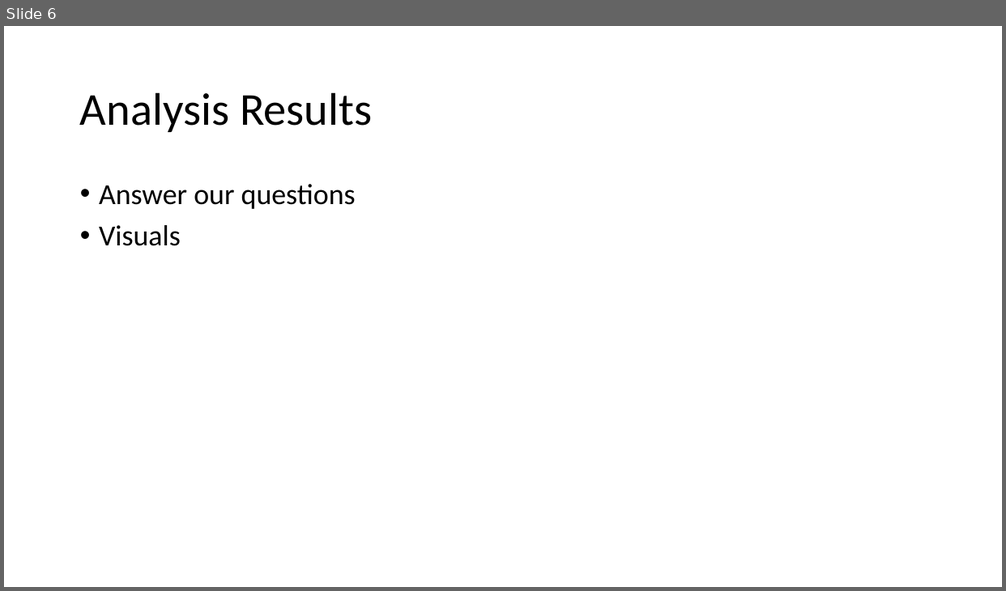
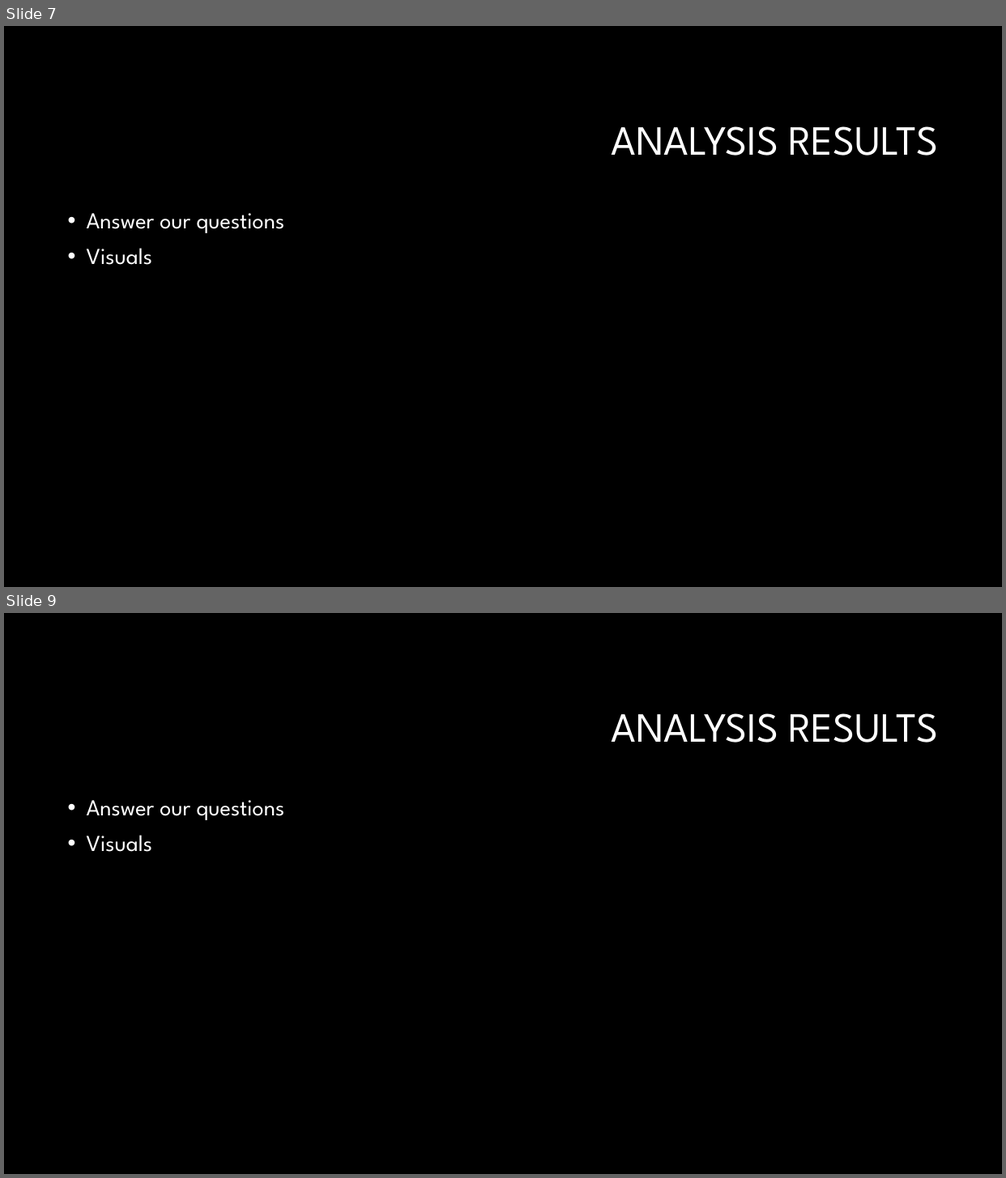
Before and after one commit to Adam-Warrick/Causes_of_Flight_Delays_and_Cancellations, a slide deck: Flight_Delays_and_Cancellations.pptx. Shown one above the other, each under a label of ours: slide 6 before the commit, slides 7 and 9 after it; the slides between them are not shown. The pictures are 1006x591 and 1006x1178 pixels, drawn with LibreOffice and Linux fonts; fonts in the diff are those of the drawing; background and template pictures are left out. Boxes give left, top, right and bottom in pixels: in the first picture for what was removed or moved away, otherwise in the second. Text is boxed around its words. In the diff, an @@ line names an element or a change of style, - is before the commit and + after.

```diff
--- a/Flight_Delays_and_Cancellations.pptx
+++ b/Flight_Delays_and_Cancellations.pptx
@@ slide 9 added at bbox=[4, 613, 1002, 1174], background #000000 @@
@@ title added at bbox=[612, 713, 939, 743], 40 pt, text #FFFFFF @@
+ANALYSIS RESULTS
@@ text added at bbox=[87, 800, 284, 852], 22 pt, text #FFFFFF @@
+• Answer our questions
+• Visuals
@@ what was slide 6 is now slide 7 @@
@@ slide 7 changed as well @@
@@ background #FFFFFF to #000000 @@
@@ title at bbox=[612, 126, 939, 156]: text changed; size 44 to 40 pt; font Calibri to League Spartan; text colour #000000 to #FFFFFF @@
-Analysis Results
+ANALYSIS RESULTS
@@ text "Answer our questions": place and size @@
-text "Answer our questions" at bbox=[99, 184, 356, 246]
+text "Answer our questions" at bbox=[87, 213, 284, 265]
@@ text "Answer our questions" at bbox=[87, 213, 284, 265]: size 28 to 22 pt, font Calibri to League Spartan, text colour #000000 to #FFFFFF @@
```
Also in this commit, not shown: 4 other slides changed, 5 other slides added, 2 slides removed.
